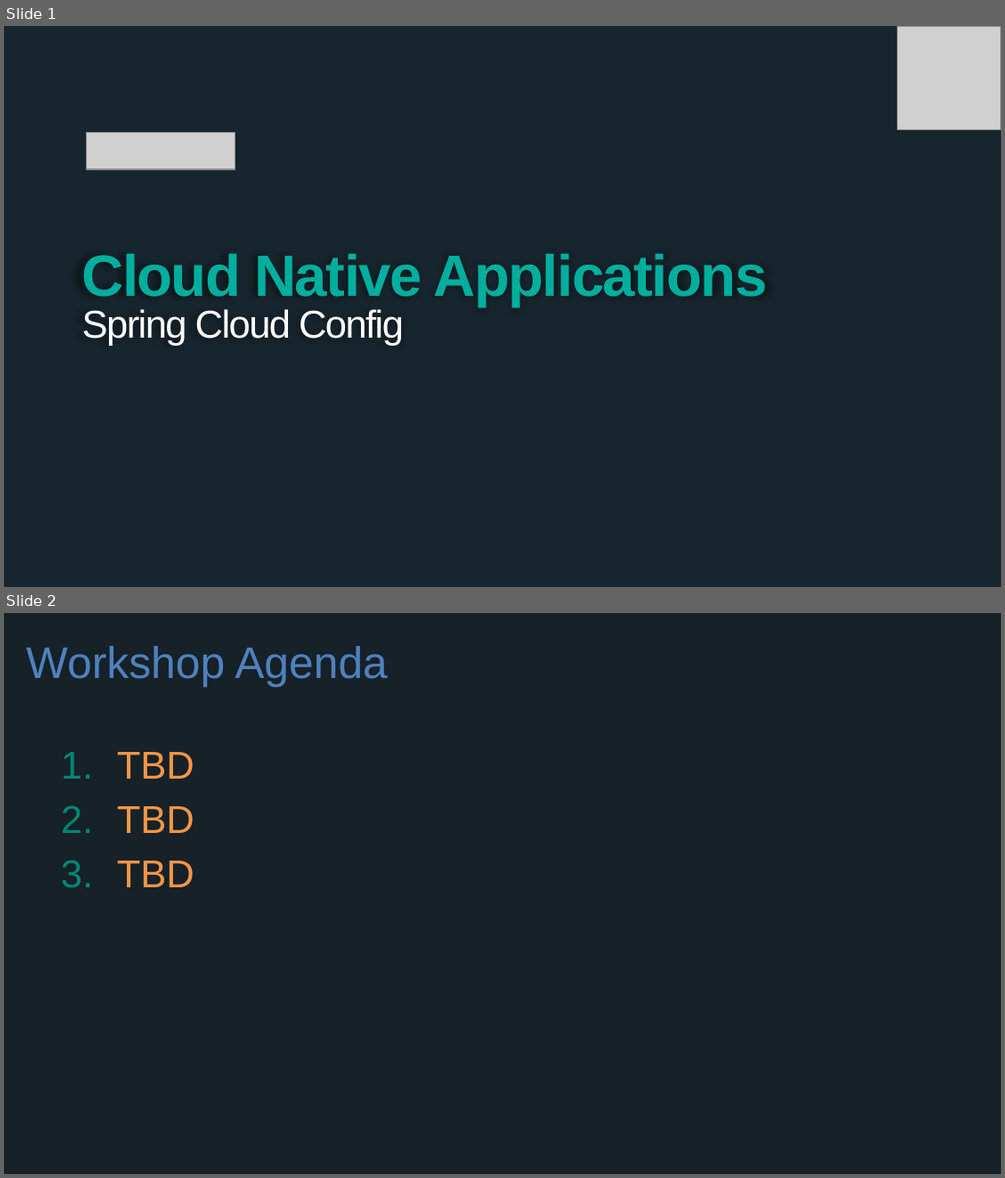
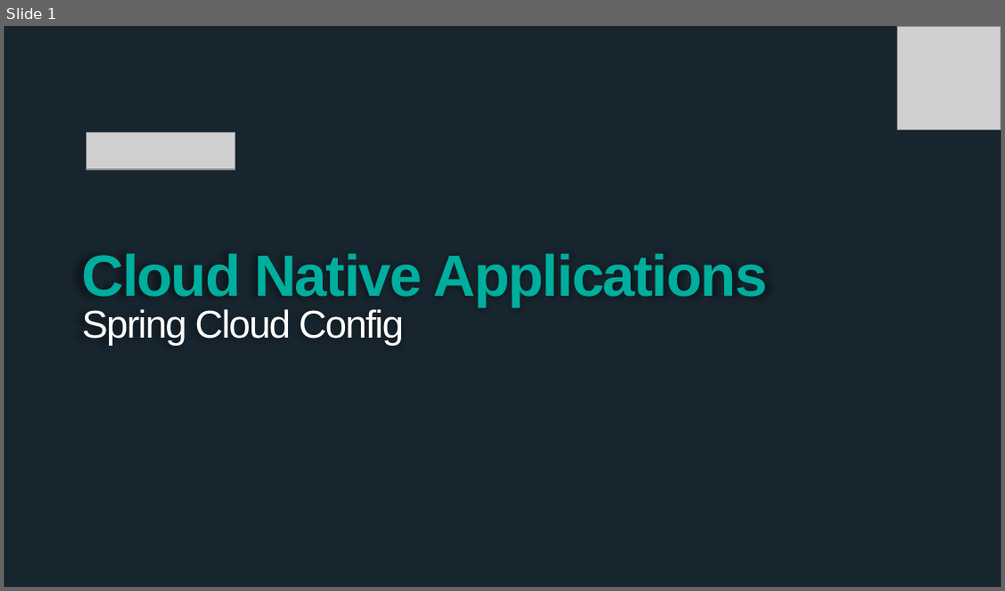
Before and after one commit to wxlund/CN-Workshop-Boeing, a slide deck: presentations/Session_6_SC_Config.pptx. Shown one above the other, each under a label of ours: slides 1 and 2 before the commit, slide 1 after it. The pictures are 1005x1178 and 1005x591 pixels, drawn with LibreOffice and Linux fonts; fonts in the diff are those of the drawing; grey boxes stand for pictures; background and template pictures are left out. Boxes give left, top, right and bottom in pixels: in the first picture for what was removed or moved away, otherwise in the second. Text is boxed around its words. In the diff, an @@ line names an element or a change of style, - is before the commit and + after.

```diff
--- a/presentations/Session_6_SC_Config.pptx
+++ b/presentations/Session_6_SC_Config.pptx
@@ slide 2 removed at (x1=4, y1=613, x2=1001, y2=1174), background #162128 @@
@@ title removed at (x1=26, y1=646, x2=388, y2=688) @@
-Workshop Agenda
@@ text removed at (x1=117, y1=752, x2=194, y2=887) @@
-1. TBD
-2. TBD
-3. TBD
```
Also in this commit, not shown: 10 slides added, 1 other file.
